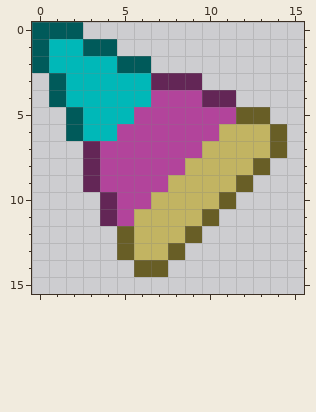
A pixel-art sprite gets an edit: ASSETS/Art/GUI/Mouse.png. The picture above is the old version.
The file is 32x32 pixels, drawn in blocks of 2x2; one block is one cell here.
And afterwards:
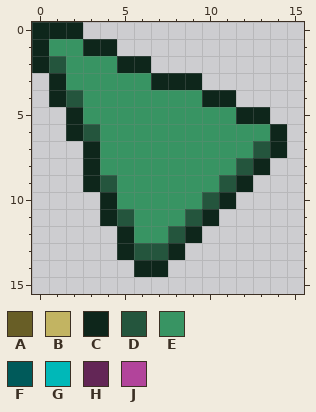
Palette (. is transparent): A #685e26  B #c2b462  C #0e261b  D #24553d  E #389463  F #005a5a  G #00b8b8  H #632656  J #b2449b
Change:
Changed rows in their new state; - is an unchanged pixel.
first column x 0:
 0 CCC------------
 1 CEECC----------
 2 CDEEECC--------
 3 -CEEEEECCC-----
 4 -CDEEEEEEECC---
 5 --CEEEEEEEEECC-
 6 --CDEEEEEEEEEEC
 7 ---CEEEEEEEEEDC
 8 ---CEEEEEEEEDC-
 9 ---CDEEEEEEDC--
10 ----CEEEEEDC---
11 ----CDEEEDC----
12 -----CEEDC-----
13 -----CDDC------
14 ------CC-------
Changed places in both pictures, as pixel boxes (x1, y1, x2, y2):
changed: (32, 22, 287, 277)
